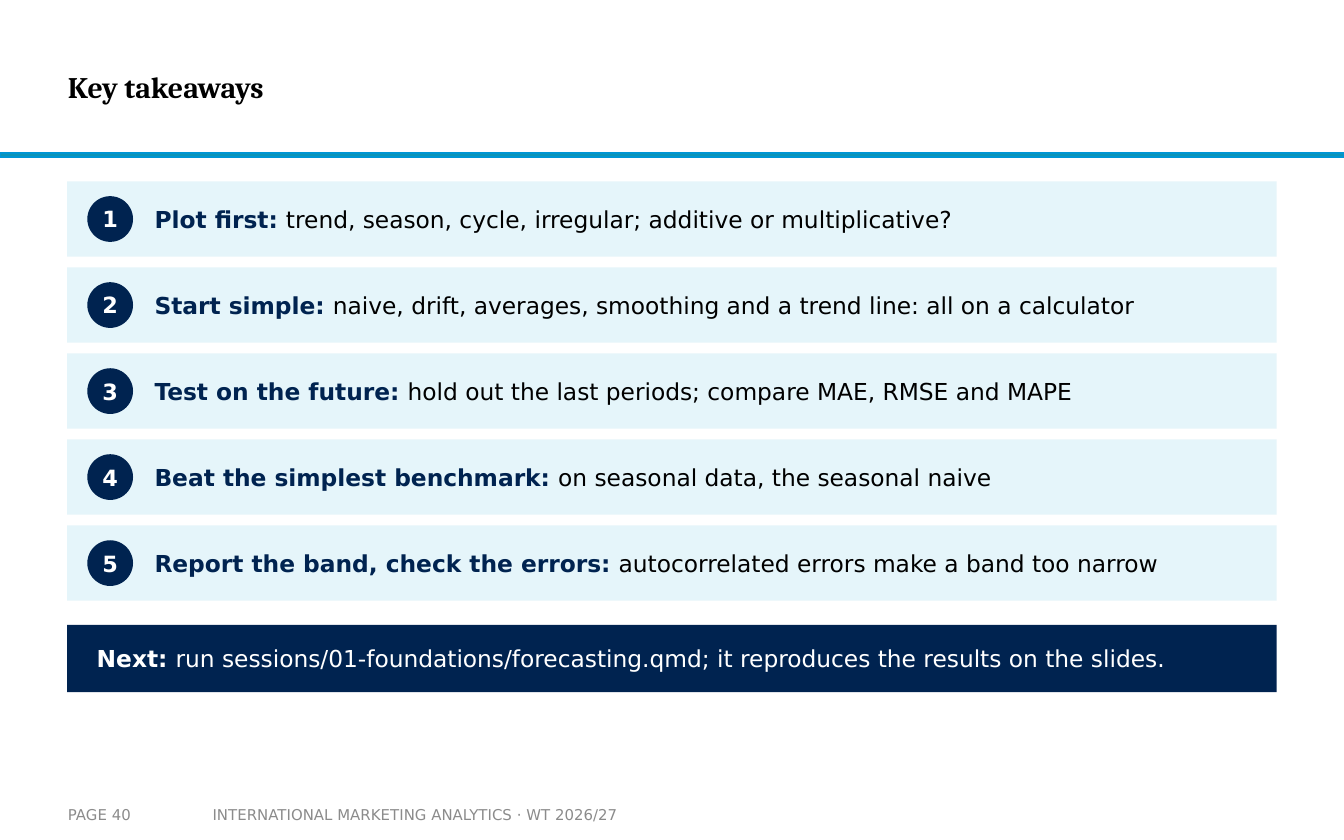
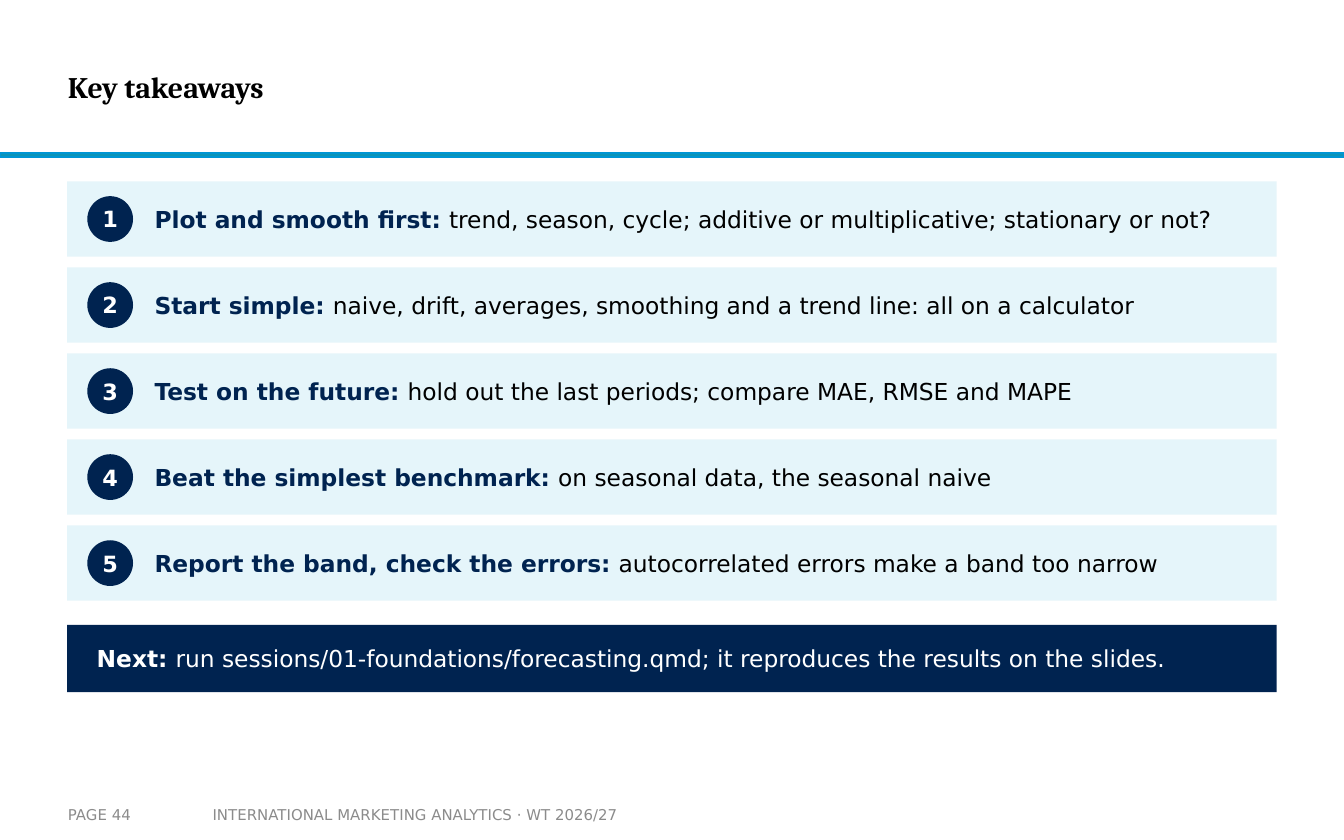
Before and after one commit to arnefloh-wu/international-marketing-analytics-teaching, a slide deck: slide 44 of slides/forecasting-and-time-series_WT26-27.pptx (slide 40 before the commit). Drawn at 1344x840 pixels with LibreOffice and Linux fonts; fonts in the diff are those of the drawing; background and template pictures are left out. Boxes give left, top, right and bottom in pixels: in the first picture for what was removed or moved away, otherwise in the second. Text is boxed around its words. In the diff, an @@ line names an element or a change of style, - is before the commit and + after.

```diff
--- a/slides/forecasting-and-time-series_WT26-27.pptx
+++ b/slides/forecasting-and-time-series_WT26-27.pptx
@@ text at <box>155,210,1211,233</box>: text changed @@
-Plot first: trend, season, cycle, irregular; additive or multiplicative?
+Plot and smooth first: trend, season, cycle; additive or multiplicative; stationary or not?
@@ page number at <box>68,809,131,820</box>: text changed @@
-PAGE 40
+PAGE 44
```
Also in this commit, not shown: 10 other slides changed, 4 slides added, 3 other files.
